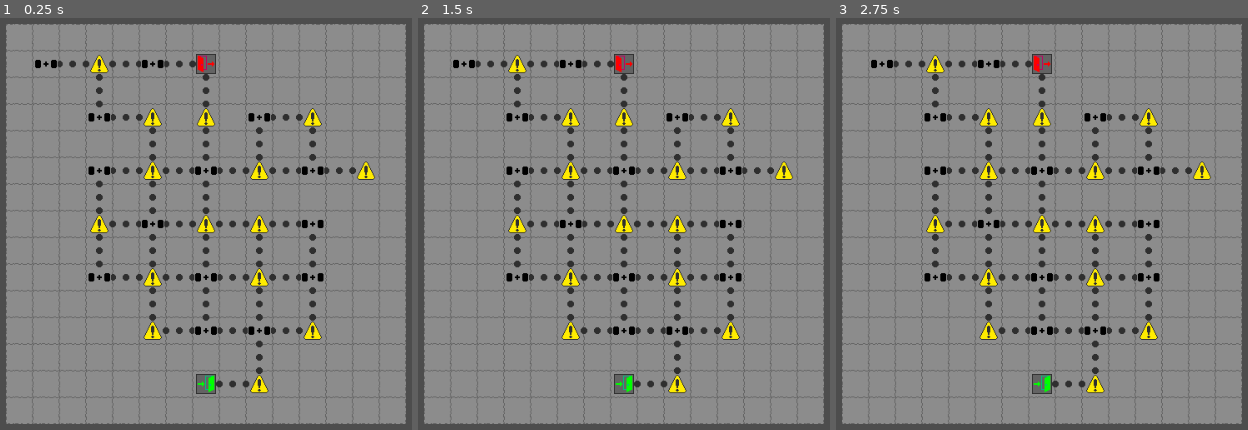
Above: before the commit, frames 1-3 (left to right).
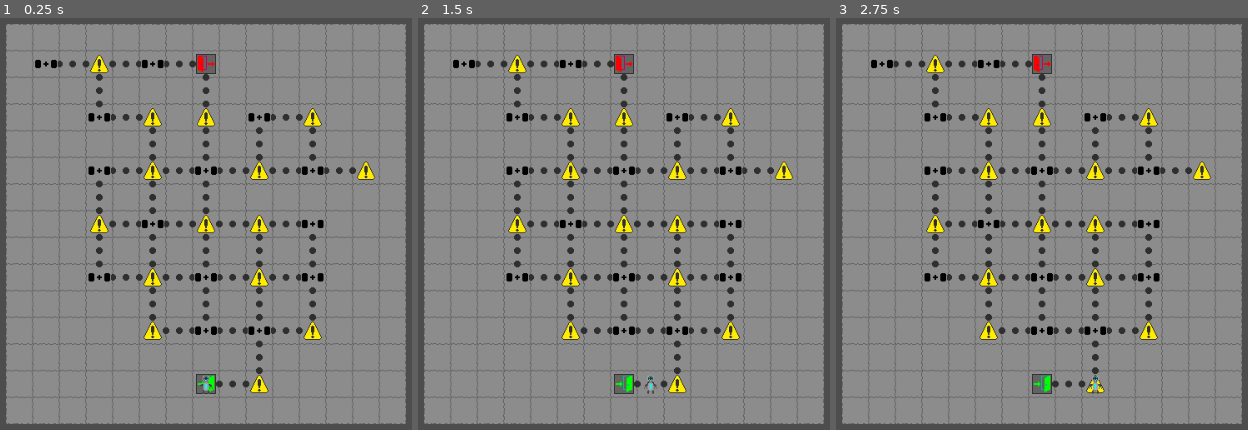
Above: after the commit, the same moments.

Repository: CattacoCattaco/strategy-deckbuilder-roguelike
Game: Godot game, scene res://world_map/world_map.tscn
Same seed, same stepped clock (60 frames per second), same inputs: the game is played once before the commit and once after it.
Inputs (mouse positions are in pixels of both pictures, inside the frame that each line leads up to):
- Up to frame 1 (0.25 s): no input
- Up to frame 2 (1.5 s): tap Enter at 0.5 s; move the mouse to (801, 203) at 0.52 s; hold D (right, bound only after the commit) 0.53-1.25 s; hold Z (zoom) 0.53-1.25 s; click (801, 203) at 0.67 s; tap Space at 1.25 s; drag from (463, 244) to (582, 314) at 1.27 s
- Up to frame 3 (2.75 s): tap Enter at 2 s; move the mouse to (1120, 125) at 2.02 s; hold D (right, bound only after the commit) from 2.03 s (still down); tap Shift at 2.1 s

The runs differ from the first frame. In frame 1, less than 0.1% of the frame differs, in the area x 48-52%, y 86-92%; in frame 2, less than 0.1%; in frame 3, less than 0.1%, in the area x 61-65%, y 86-92%.
Error in both runs: Invalid access to property or key 'scale' on a base object of type 'Nil'. (res://camera/draggable_camera.gd:10)

Commit message:
Add player to world map
The world map now has a player which can move around between the tiles with paths

Diff:
--- a/project.godot
+++ b/project.godot
@@ -34,6 +34,30 @@
 "events": [Object(InputEventKey,"resource_local_to_scene":false,"resource_name":"","device":-1,"window_id":0,"alt_press …(192 unchanged characters)…
 ]
 }
+up={
+"deadzone": 0.2,
+"events": [Object(InputEventKey,"resource_local_to_scene":false,"resource_name":"","device":-1,"window_id":0,"alt_pressed":false,"shift_pressed":false,"ctrl_pressed":false,"meta_pressed":false,"pressed":false,"keycode":0,"physical_keycode":87,"key_label":0,"unicode":119,"location":0,"echo":false,"script":null)
+, Object(InputEventKey,"resource_local_to_scene":false,"resource_name":"","device":-1,"window_id":0,"alt_pressed":false,"shift_pressed":false,"ctrl_pressed":false,"meta_pressed":false,"pressed":false,"keycode":0,"physical_keycode":0,"key_label":4194320,"unicode":0,"location":0,"echo":false,"script":null)
+]
+}
+left={
+"deadzone": 0.2,
+"events": [Object(InputEventKey,"resource_local_to_scene":false,"resource_name":"","device":-1,"window_id":0,"alt_pressed":false,"shift_pressed":false,"ctrl_pressed":false,"meta_pressed":false,"pressed":false,"keycode":0,"physical_keycode":65,"key_label":0,"unicode":97,"location":0,"echo":false,"script":null)
+, Object(InputEventKey,"resource_local_to_scene":false,"resource_name":"","device":-1,"window_id":0,"alt_pressed":false,"shift_pressed":false,"ctrl_pressed":false,"meta_pressed":false,"pressed":false,"keycode":0,"physical_keycode":0,"key_label":4194319,"unicode":0,"location":0,"echo":false,"script":null)
+]
+}
+down={
+"deadzone": 0.2,
+"events": [Object(InputEventKey,"resource_local_to_scene":false,"resource_name":"","device":-1,"window_id":0,"alt_pressed":false,"shift_pressed":false,"ctrl_pressed":false,"meta_pressed":false,"pressed":false,"keycode":0,"physical_keycode":83,"key_label":0,"unicode":115,"location":0,"echo":false,"script":null)
+, Object(InputEventKey,"resource_local_to_scene":false,"resource_name":"","device":-1,"window_id":0,"alt_pressed":false,"shift_pressed":false,"ctrl_pressed":false,"meta_pressed":false,"pressed":false,"keycode":0,"physical_keycode":0,"key_label":4194322,"unicode":0,"location":0,"echo":false,"script":null)
+]
+}
+right={
+"deadzone": 0.2,
+"events": [Object(InputEventKey,"resource_local_to_scene":false,"resource_name":"","device":-1,"window_id":0,"alt_pressed":false,"shift_pressed":false,"ctrl_pressed":false,"meta_pressed":false,"pressed":false,"keycode":0,"physical_keycode":68,"key_label":0,"unicode":100,"location":0,"echo":false,"script":null)
+, Object(InputEventKey,"resource_local_to_scene":false,"resource_name":"","device":-1,"window_id":0,"alt_pressed":false,"shift_pressed":false,"ctrl_pressed":false,"meta_pressed":false,"pressed":false,"keycode":0,"physical_keycode":0,"key_label":4194321,"unicode":0,"location":0,"echo":false,"script":null)
+]
+}
 
 [rendering]
 
--- a/world_map/world_map.gd
+++ b/world_map/world_map.gd
@@ -4,7 +4,11 @@
 @export var tile_scene: PackedScene
 @export var size := Vector2i(15, 15)
 
+@export var player: Sprite2D
+
 var tiles: Array[Array]
+
+var player_pos: Vector2i
 
 
 func _ready() -> void:
@@ -31,6 +35,9 @@
 	var tile: WorldMapTile = get_tile_from_vec(pos)
 	tile.set_as_path()
 	tile.add_entrance()
+
+	player_pos = pos
+	player.position = tile.position
 
 	var desired_end := Vector2i(pos.x, 1)
 	var reached_end: bool = false
@@ -90,6 +97,32 @@
 		is_challenge = not is_challenge
 
 
+func _input(event: InputEvent) -> void:
+	if event is InputEventKey:
+		if event.is_action_pressed("up"):
+			try_move_player_in_dir(Vector2i(0, -1))
+		elif event.is_action_pressed("left"):
+			try_move_player_in_dir(Vector2i(-1, 0))
+		elif event.is_action_pressed("down"):
+			try_move_player_in_dir(Vector2i(0, 1))
+		elif event.is_action_pressed("right"):
+			try_move_player_in_dir(Vector2i(1, 0))
+
+
+func try_move_player_in_dir(dir: Vector2i) -> void:
+	var neighbor_pos: Vector2i = player_pos + dir
+
+	if not has_tile_at_vec(neighbor_pos):
+		return
+
+	var tile: WorldMapTile = get_tile_from_vec(neighbor_pos)
+	if not tile.has_path:
+		return
+
+	player_pos = neighbor_pos
+	player.position = tile.position
+
+
 func has_tile_at_vec(pos: Vector2i) -> bool:
 	return has_tile(pos.x, pos.y)
 
--- a/world_map/world_map.tscn
+++ b/world_map/world_map.tscn
@@ -1,12 +1,23 @@
-[gd_scene load_steps=4 format=3 uid="uid://4gq17h5jwwyb"]
+[gd_scene load_steps=6 format=3 uid="uid://4gq17h5jwwyb"]
 
 [ext_resource type="Script" uid="uid://cn56h7lmh3kpr" path="res://camera/draggable_camera.gd" id="1_088kp"]
 [ext_resource type="Script" uid="uid://djskdjsrgxvnu" path="res://world_map/world_map.gd" id="1_yw1td"]
 [ext_resource type="PackedScene" uid="uid://o3lj7nga2sha" path="res://world_map/world_map_tile/world_map_tile.tscn" id="2_wrpkp"]
+[ext_resource type="Texture2D" uid="uid://b3jwdtrjlyjor" path="res://tile_grid/tile/tile_object/textures/player.png" id="3_g238a"]
 
-[node name="WorldMap" type="Node2D"]
+[sub_resource type="AtlasTexture" id="AtlasTexture_fsjge"]
+atlas = ExtResource("3_g238a")
+region = Rect2(0, 0, 32, 32)
+
+[node name="WorldMap" type="Node2D" node_paths=PackedStringArray("player")]
 script = ExtResource("1_yw1td")
 tile_scene = ExtResource("2_wrpkp")
+player = NodePath("Player")
+
+[node name="Player" type="Sprite2D" parent="."]
+z_index = 5
+texture = SubResource("AtlasTexture_fsjge")
+centered = false
 
 [node name="Camera2D" type="Camera2D" parent="."]
 script = ExtResource("1_088kp")
